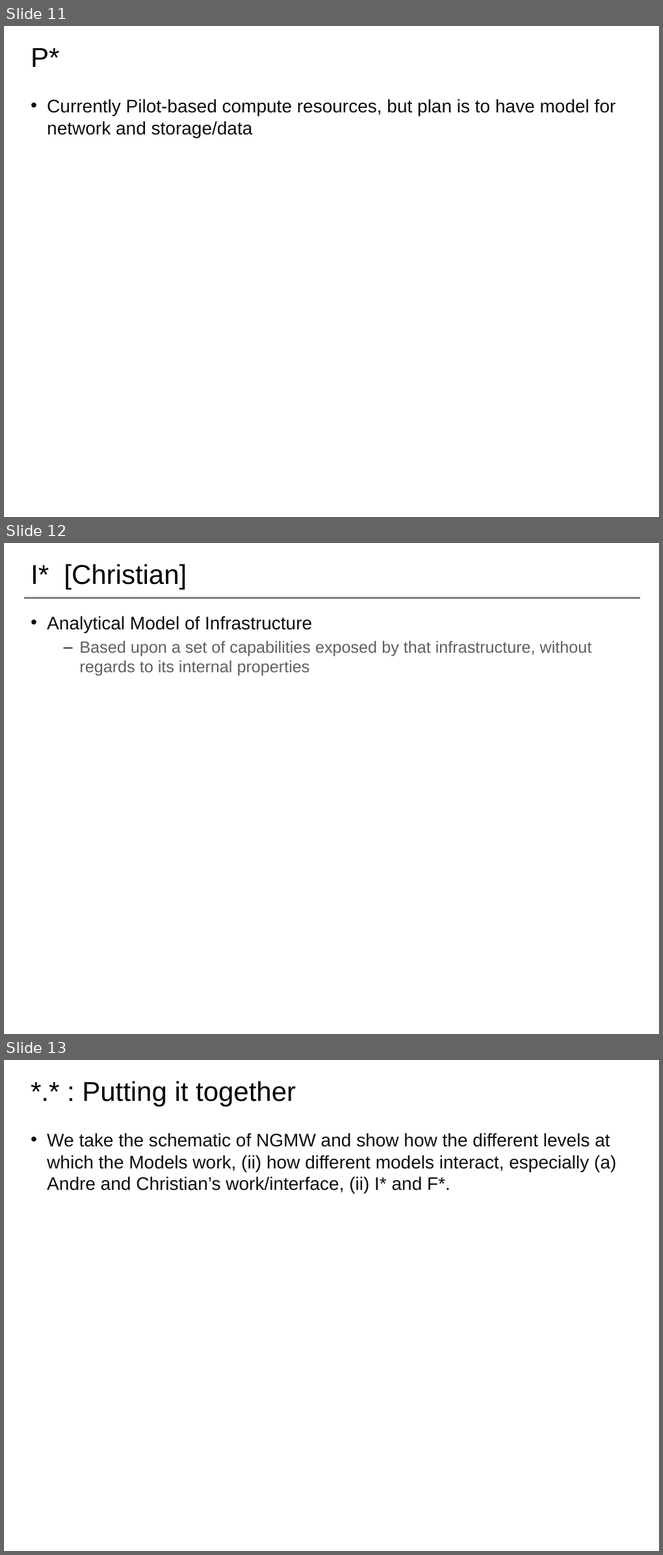
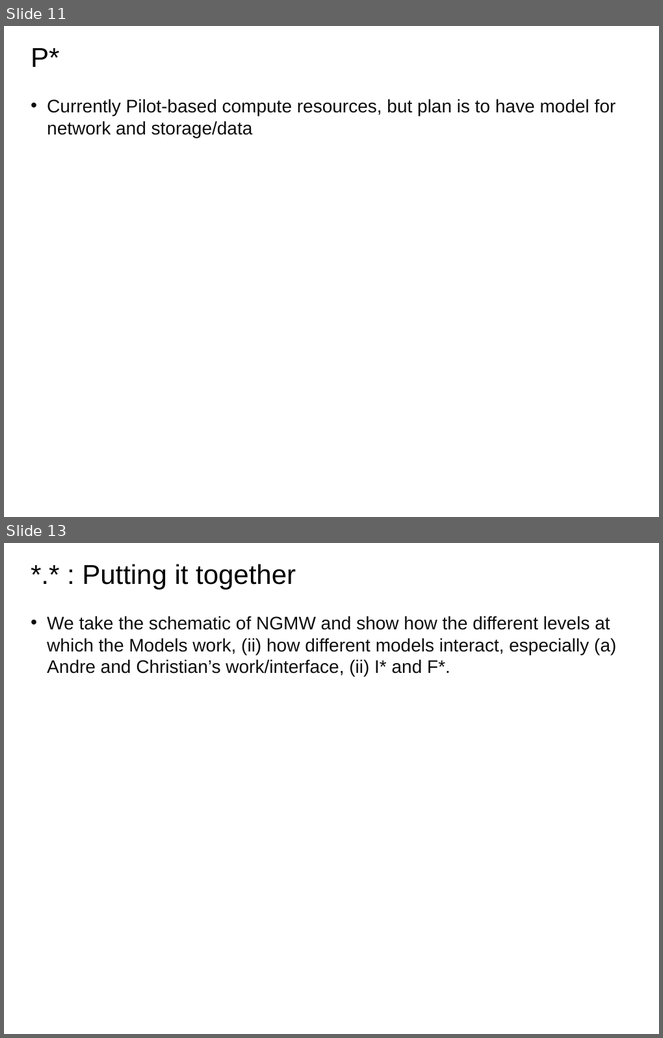
Before and after one commit to saga-project/NGMW, a slide deck: presentations/radical-modsim.pptx. Shown one above the other, each under a label of ours: slides 11, 12 and 13 before the commit, slides 11 and 13 after it; the slides between them are not shown. The pictures are 663x1555 and 663x1038 pixels, drawn with LibreOffice and Linux fonts; fonts in the diff are those of the drawing; background and template pictures are left out. Boxes give left, top, right and bottom in pixels: in the first picture for what was removed or moved away, otherwise in the second. Text is boxed around its words. In the diff, an @@ line names an element or a change of style, - is before the commit and + after.

```diff
--- a/presentations/radical-modsim.pptx
+++ b/presentations/radical-modsim.pptx
@@ slide 12 removed at [4,543,659,1034], background #FFFFFF @@
@@ title removed at [31,564,187,589] @@
-I* [Christian]
@@ line removed from (24, 598) to (640, 598) @@
@@ text removed at [47,616,592,676] @@
-• Analytical Model of Infrastructure
-  – Based upon a set of capabilities exposed by that infrastructure, without regards to its internal properties
```
Also in this commit, not shown: 1 slide added, 1 other file.
